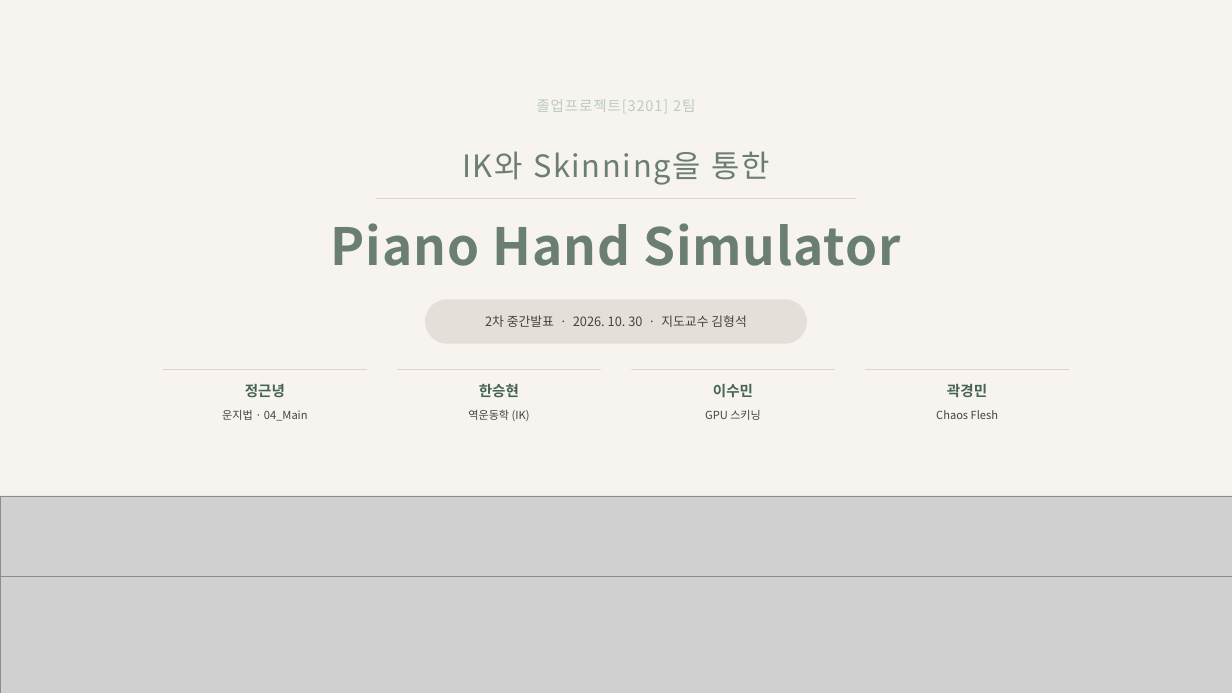
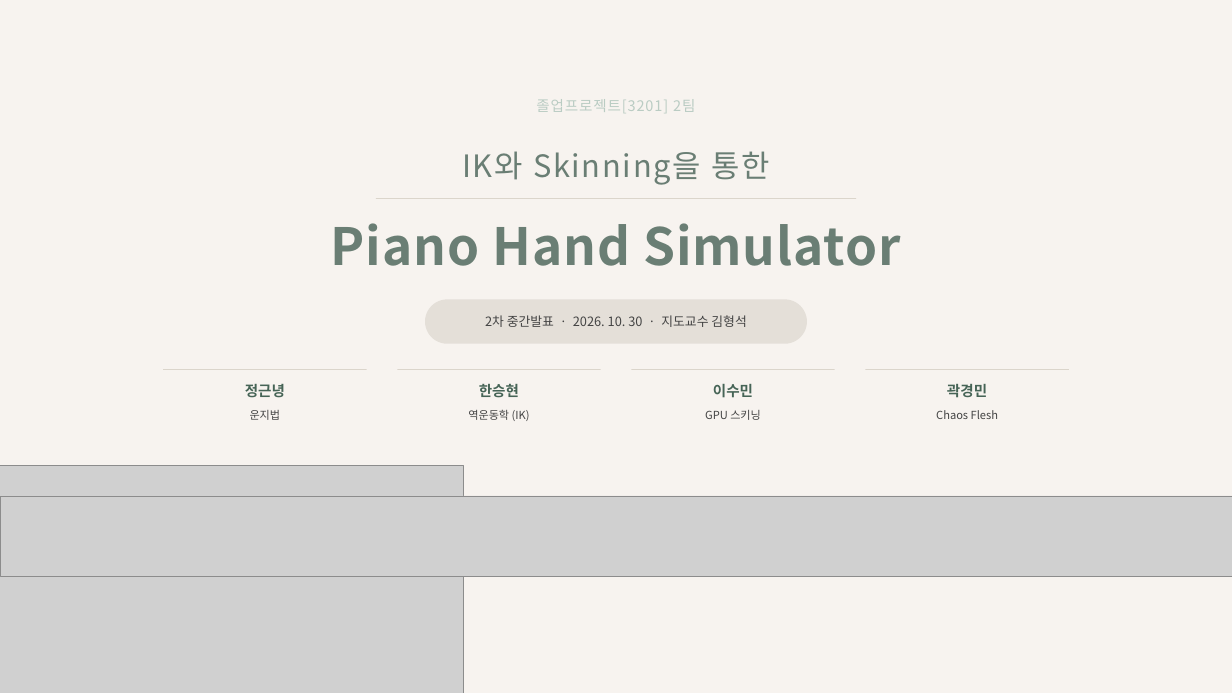
Before and after one commit to KonkukCSECapstoneTeam2-26-1/PianoHandSimulator, a slide deck: slide 1 of 03_Reports/2학기 2차 중간보고/최종 제출물/2학기_2차_중간발표.pptx. Drawn at 1232x693 pixels with LibreOffice and Linux fonts; fonts in the diff are those of the drawing; grey boxes stand for pictures. Boxes give left, top, right and bottom in pixels: in the first picture for what was removed or moved away, otherwise in the second. Text is boxed around its words. In the diff, an @@ line names an element or a change of style, - is before the commit and + after.

```diff
--- a/03_Reports/2학기 2차 중간보고/최종 제출물/2학기_2차_중간발표.pptx
+++ b/03_Reports/2학기 2차 중간보고/최종 제출물/2학기_2차_중간발표.pptx
@@ text at [250, 410, 281, 420]: text changed @@
-운지법 · 04_Main
+운지법
@@ picture: place and size @@
-picture at [0, 496, 1232, 693]
+picture at [0, 465, 463, 693]
```
Also in this commit, not shown: 5 other slides changed, 3 other files.
